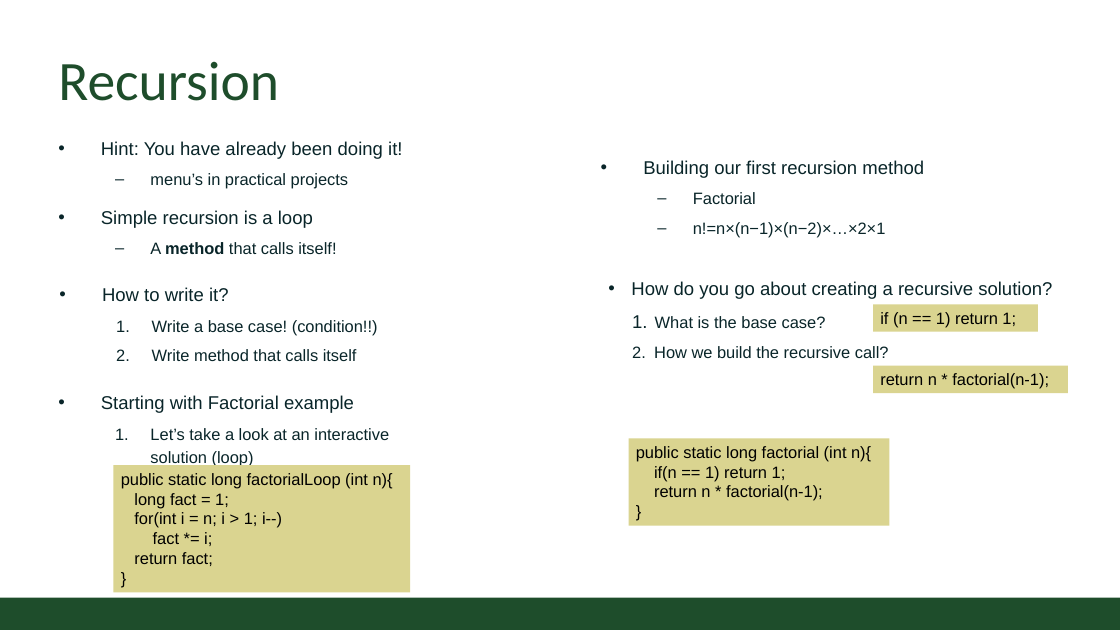
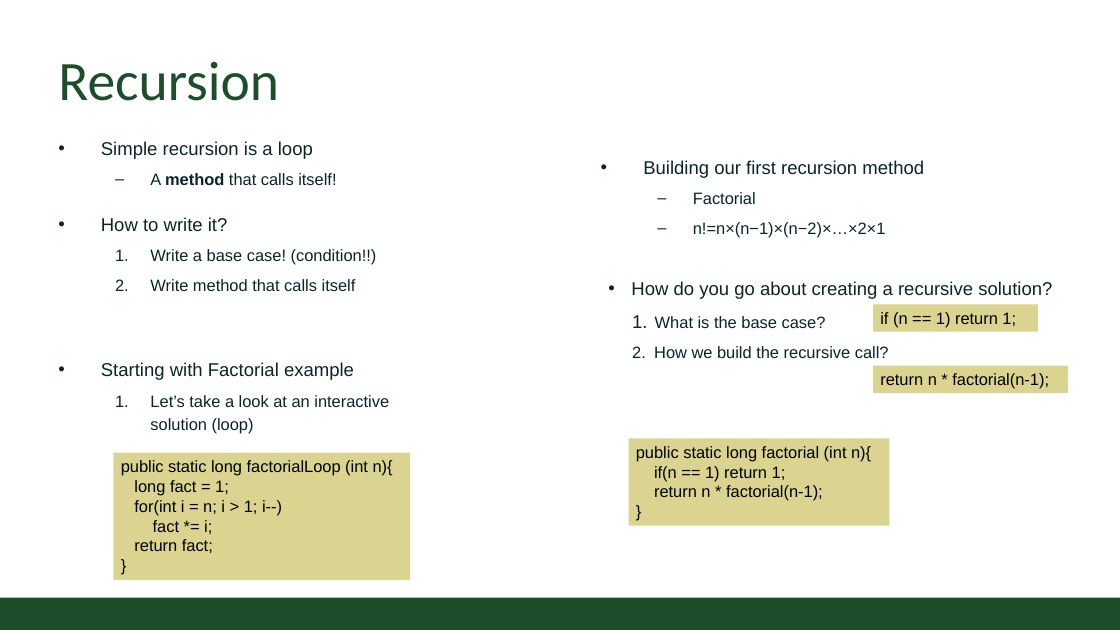
Before and after one commit to CSU-CompSci-CS163-4/Handouts, a slide deck: slide 3 of slides/On-Campus/10_03_IntrotoRecursion.pptx. Drawn at 1120x630 pixels with LibreOffice and Linux fonts; fonts in the diff are those of the drawing; background and template pictures are left out. Boxes give left, top, right and bottom in pixels: in the first picture for what was removed or moved away, otherwise in the second. Text is boxed around its words. In the diff, an @@ line names an element or a change of style, - is before the commit and + after.

```diff
--- a/slides/On-Campus/10_03_IntrotoRecursion.pptx
+++ b/slides/On-Campus/10_03_IntrotoRecursion.pptx
@@ text at [101, 141, 402, 189]: paragraphs removed @@
-• Hint: You have already been doing it!
-  – menu’s in practical projects
@@ text "How to write it?": place and size @@
-text "How to write it?" at [102, 287, 378, 361]
+text "How to write it?" at [101, 217, 377, 291]
@@ text "Starting with Factorial example": place and size @@
-text "Starting with Factorial example" at [101, 395, 389, 467]
+text "Starting with Factorial example" at [101, 362, 389, 434]
@@ rectangle "public static long factorialLoop (int ...": place and size @@
-rectangle "public static long factorialLoop (int ..." at [113, 465, 410, 593]
+rectangle "public static long factorialLoop (int ..." at [113, 453, 410, 580]
```
Also in this commit, not shown: 2 other slides changed.
